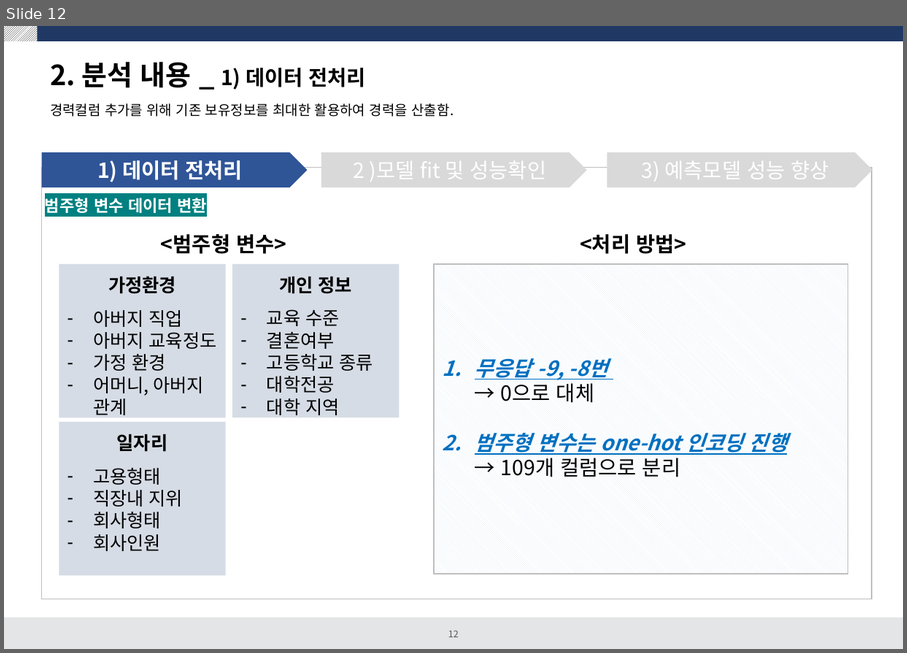
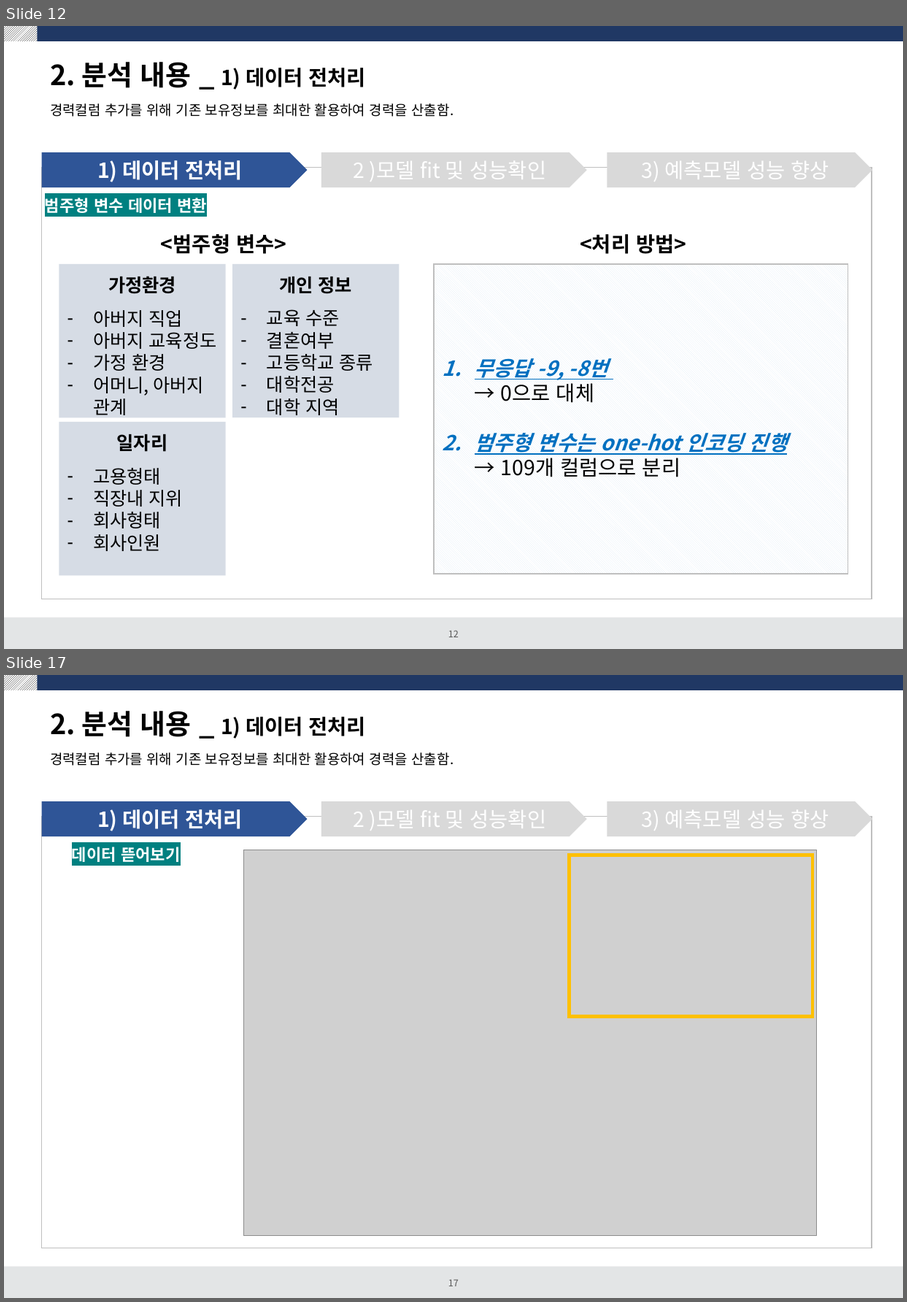
Before and after one commit to dss-14th/Regression_3_project, a slide deck: 여성임금 예측프로젝트.pptx. Shown one above the other, each under a label of ours: slide 12 before the commit, slides 12 and 17 after it; the slides between them are not shown. The pictures are 907x653 and 907x1302 pixels, drawn with LibreOffice and Linux fonts; fonts in the diff are those of the drawing; grey boxes stand for pictures. Boxes give left, top, right and bottom in pixels: in the first picture for what was removed or moved away, otherwise in the second. Text is boxed around its words. In the diff, an @@ line names an element or a change of style, - is before the commit and + after.

```diff
--- a/여성임금 예측프로젝트.pptx
+++ b/여성임금 예측프로젝트.pptx
@@ slide 17 added at (x1=4, y1=675, x2=903, y2=1298), background #FFFFFF; not listed: 4 template elements that a slide beside it also shows @@
@@ title added at (x1=50, y1=711, x2=366, y2=739), 18 pt, text #000000, bold @@
+2. 분석 내용 _ 1) 데이터 전처리
@@ text added at (x1=50, y1=752, x2=454, y2=766), 12 pt, text #000000 @@
+경력컬럼 추가를 위해 기존 보유정보를 최대한 활용하여 경력을 산출함.
@@ pentagon arrow added at (x1=41, y1=801, x2=307, y2=836), fill #2F5597, 18 pt, text #FFFFFF, bold @@
+1) 데이터 전처리
@@ pentagon arrow added at (x1=322, y1=801, x2=587, y2=836), fill #D9D9D9, 18 pt, text #FFFFFF @@
+2 )모델 fit 및 성능확인
@@ pentagon arrow added at (x1=608, y1=801, x2=873, y2=836), fill #D9D9D9, 18 pt, text #FFFFFF @@
+3) 예측모델 성능 향상
@@ rectangle added at (x1=41, y1=816, x2=872, y2=1248), outline #BFBFBF 1 pt @@
@@ text added at (x1=72, y1=847, x2=180, y2=862), 14 pt, text #FFFFFF, bold @@
+데이터 뜯어보기
@@ picture added at (x1=244, y1=849, x2=818, y2=1236) @@
@@ rectangle added at (x1=570, y1=855, x2=813, y2=1017), outline #FFC000 3 pt @@
```
Also in this commit, not shown: 1 slide changed, 15 other slides added, 11 other files.
